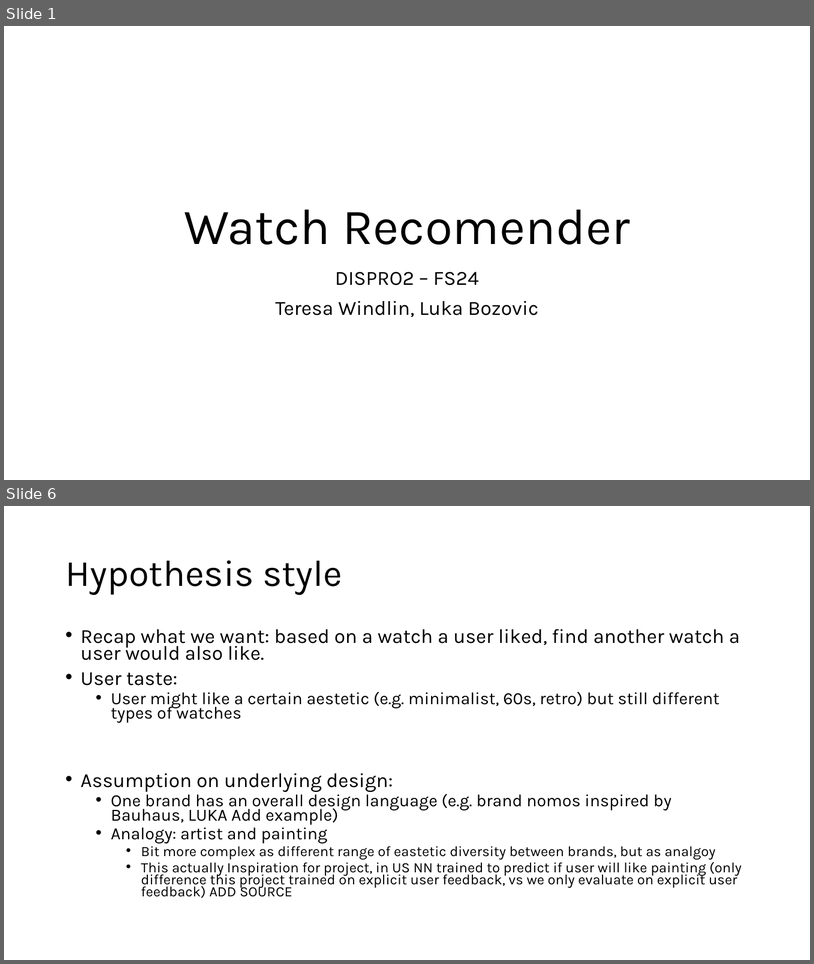
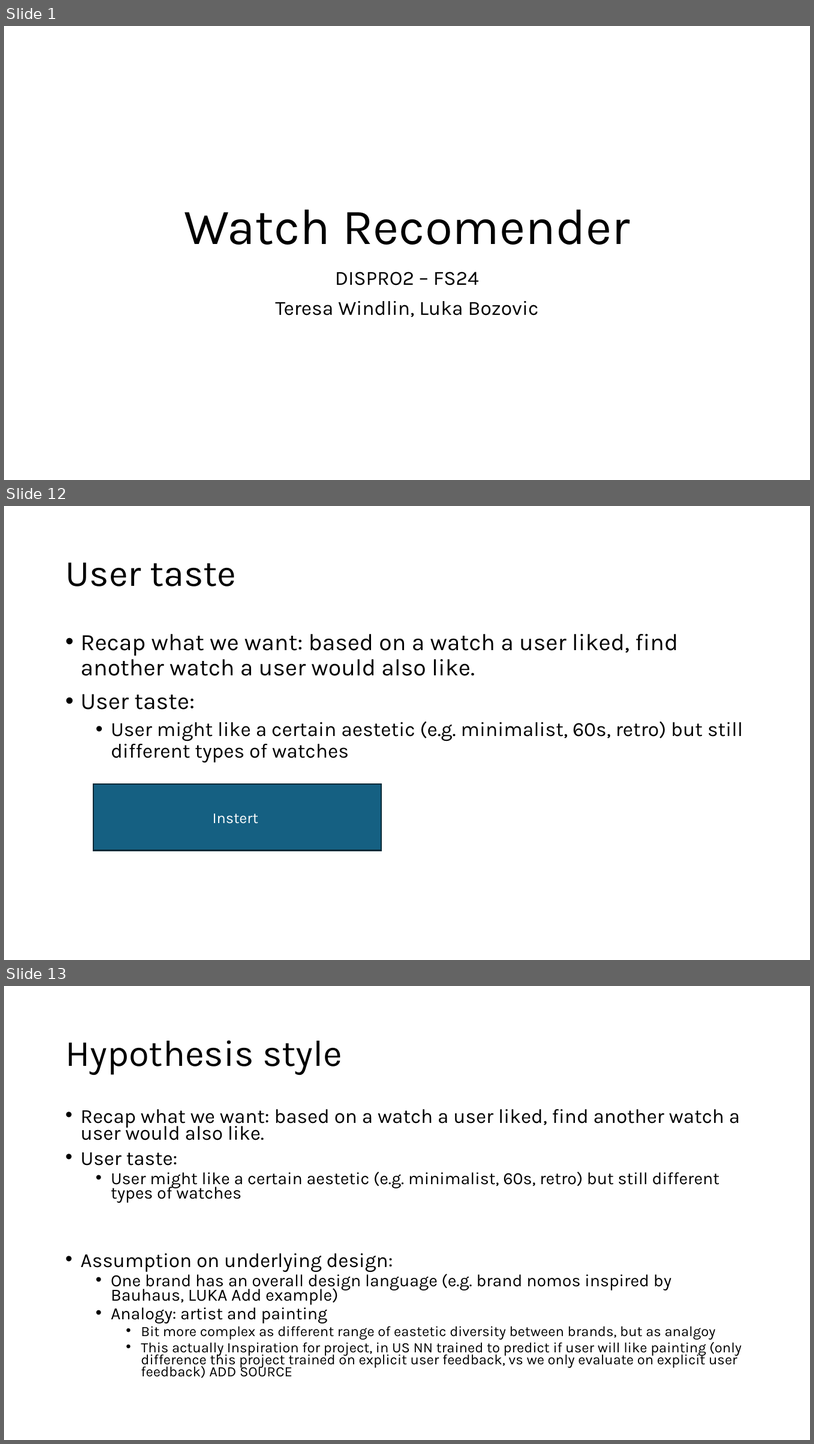
Before and after one commit to Luk-stud/Watch-recomender-DISPRO, a slide deck: Base_DISPRO Präsi.pptx. Shown one above the other, each under a label of ours: slides 1 and 6 before the commit, slides 1, 12 and 13 after it; the slides between them are not shown. The pictures are 814x964 and 814x1444 pixels, drawn with LibreOffice and Linux fonts; fonts in the diff are those of the drawing. Boxes give left, top, right and bottom in pixels: in the first picture for what was removed or moved away, otherwise in the second. Text is boxed around its words. In the diff, an @@ line names an element or a change of style, - is before the commit and + after.

```diff
--- a/Base_DISPRO Präsi.pptx
+++ b/Base_DISPRO Präsi.pptx
@@ slide 12 added at [4, 506, 810, 960], background #FFFFFF @@
@@ title added at [65, 562, 236, 586], 44 pt, text #000000 @@
+User taste
@@ text added at [81, 634, 743, 763], 24 pt, text #000000 @@
+• Recap what we want: based on a watch a user liked, find another watch a user would also like.
+• User taste:
+  • User might like a certain aestetic (e.g. minimalist, 60s, retro) but still different types of watches
@@ rectangle added at [93, 784, 381, 851], fill #156082, outline #092A39 1.5 pt, 18 pt, text #FFFFFF @@
+Instert
@@ what was slide 6 is now slide 13 @@
```
Also in this commit, not shown: 3 slides changed, 7 other slides added, 1 slide removed.
